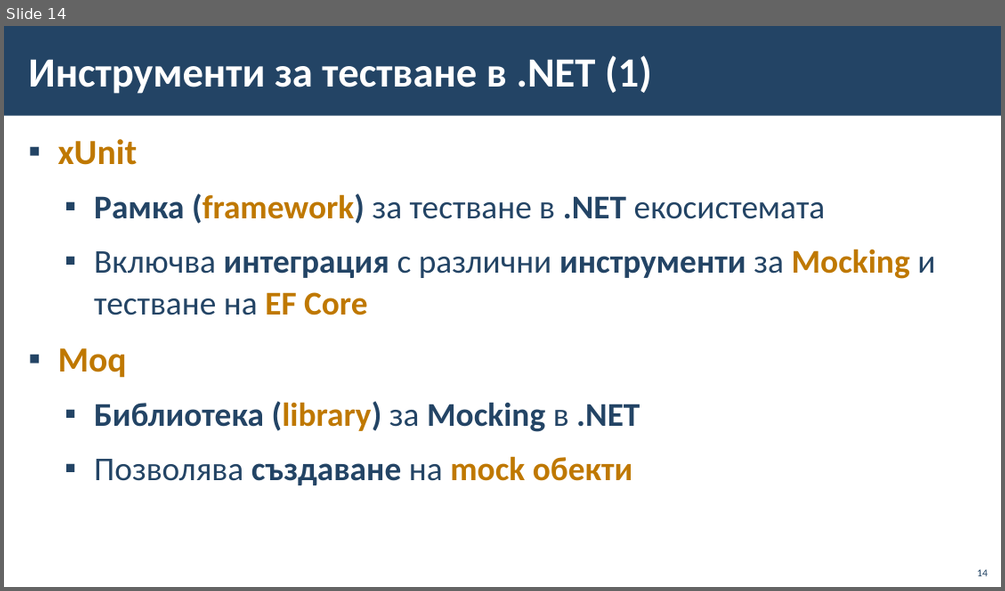
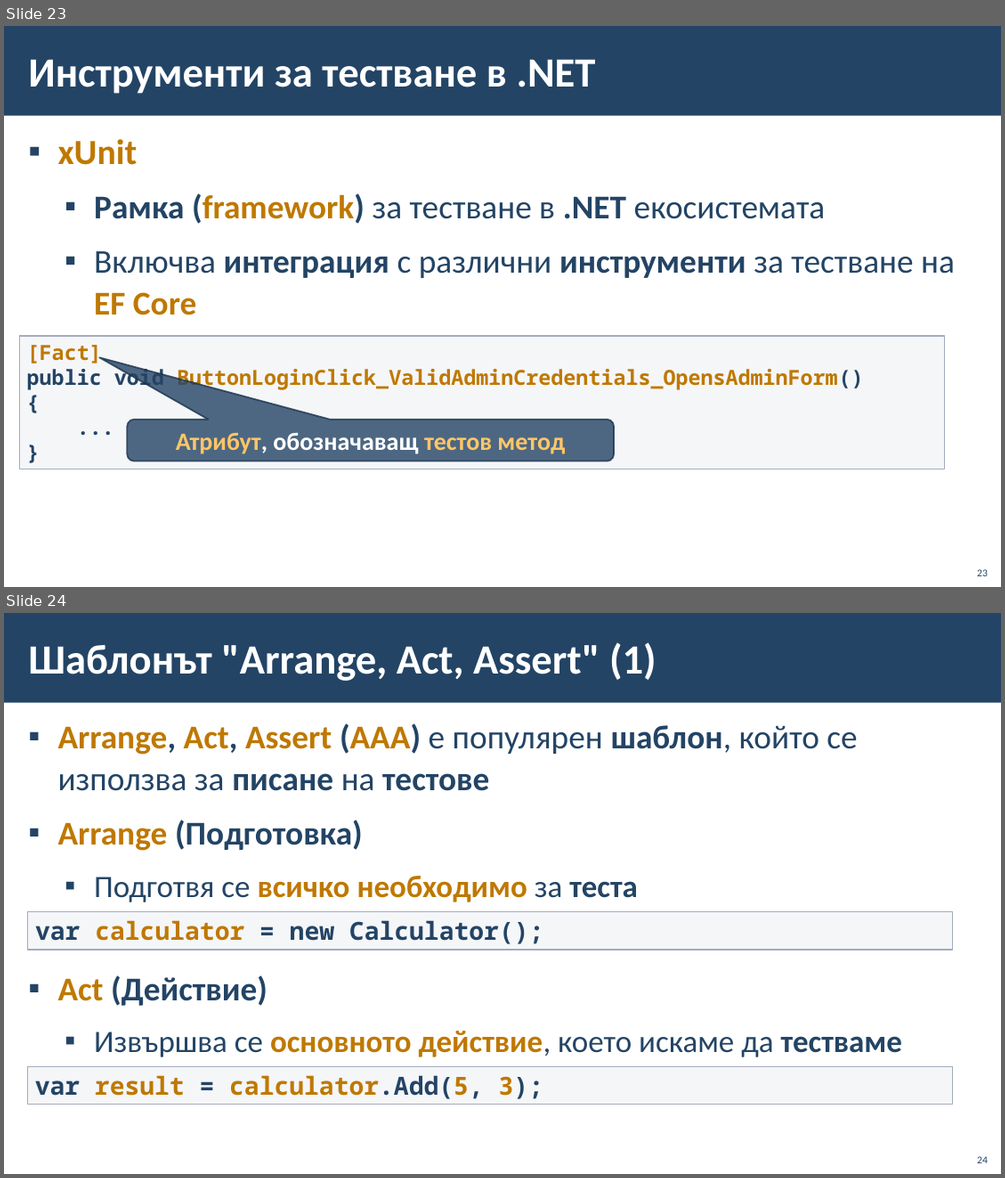
Before and after one commit to BG-IT-Edu/School-Programming, a slide deck: Courses/Software-Sciences/Module-4-Information-Systems-New/13-Information-System-Testing/13-Information-System-Testing.pptx. Shown one above the other, each under a label of ours: slide 14 before the commit, slides 23 and 24 after it. The pictures are 1005x591 and 1005x1178 pixels, drawn with LibreOffice and Linux fonts; fonts in the diff are those of the drawing; background and template pictures are left out. Boxes give left, top, right and bottom in pixels: in the first picture for what was removed or moved away, otherwise in the second. Text is boxed around its words. In the diff, an @@ line names an element or a change of style, - is before the commit and + after.

```diff
--- a/Courses/Software-Sciences/Module-4-Information-Systems-New/13-Information-System-Testing/13-Information-System-Testing.pptx
+++ b/Courses/Software-Sciences/Module-4-Information-Systems-New/13-Information-System-Testing/13-Information-System-Testing.pptx
@@ slide 24 added at (x1=4, y1=613, x2=1001, y2=1174), background #FFFFFF; not listed: 1 template element that a slide beside it also shows @@
@@ title added at (x1=28, y1=642, x2=656, y2=681), 40 pt, text #FFFFFF, bold @@
+Шаблонът "Arrange, Act, Assert" (1)
@@ text added at (x1=58, y1=723, x2=902, y2=1057), 32 pt, text #234465, bold @@
+▪ Arrange, Act, Assert (AAA) е популярен шаблон, който се използва за писане на тестове
+▪ Arrange (Подготовка)
+  ▪ Подготвя се всичко необходимо за теста
+▪ Act (Действие)
+  ▪ Извършва се основното действие, което искаме да тестваме
@@ rectangle added at (x1=28, y1=912, x2=953, y2=949), fill #C2C7D2 at 15% opacity, outline #A3ABBC 1 pt, 24 pt, text #234465, bold @@
+var calculator = new Calculator();
@@ rectangle added at (x1=28, y1=1066, x2=953, y2=1103), fill #C2C7D2 at 15% opacity, outline #A3ABBC 1 pt, 24 pt, text #BF7800, bold @@
+var result = calculator.Add(5, 3);
@@ page number added at (x1=977, y1=1156, x2=987, y2=1163), 10 pt, text #234465 @@
+24
@@ what was slide 14 is now slide 23 @@
@@ slide 23 changed as well @@
@@ title at (x1=28, y1=59, x2=596, y2=94): text changed @@
-Инструменти за тестване в .NET (1)
+Инструменти за тестване в .NET
@@ text at (x1=94, y1=251, x2=955, y2=315): text changed; bold off @@
-  ▪ Включва интеграция с различни инструменти за Mocking и тестване на EF Core
-▪ Moq
-  ▪ Библиотека (library) за Mocking в .NET
-  ▪ Позволява създаване на mock обекти
+  ▪ Включва интеграция с различни инструменти за тестване на EF Core
@@ rectangle added at (x1=20, y1=336, x2=945, y2=468), fill #C2C7D2 at 15% opacity, outline #A3ABBC 1 pt, 20 pt, text #BF7800, bold @@
+[Fact]
+public void ButtonLoginClick_ValidAdminCredentials_OpensAdminForm()
+{
+...
+}
@@ rounded speech box added at (x1=128, y1=419, x2=615, y2=461), fill #234465 at 80% opacity, outline #1A334C 1.5 pt, 24 pt, text #FFC666, bold @@
+Атрибут, обозначаващ тестов метод
@@ page number at (x1=977, y1=569, x2=987, y2=576): text changed @@
-14
+23
```
Also in this commit, not shown: 10 other slides changed, 29 other slides added, 3 slides removed.
